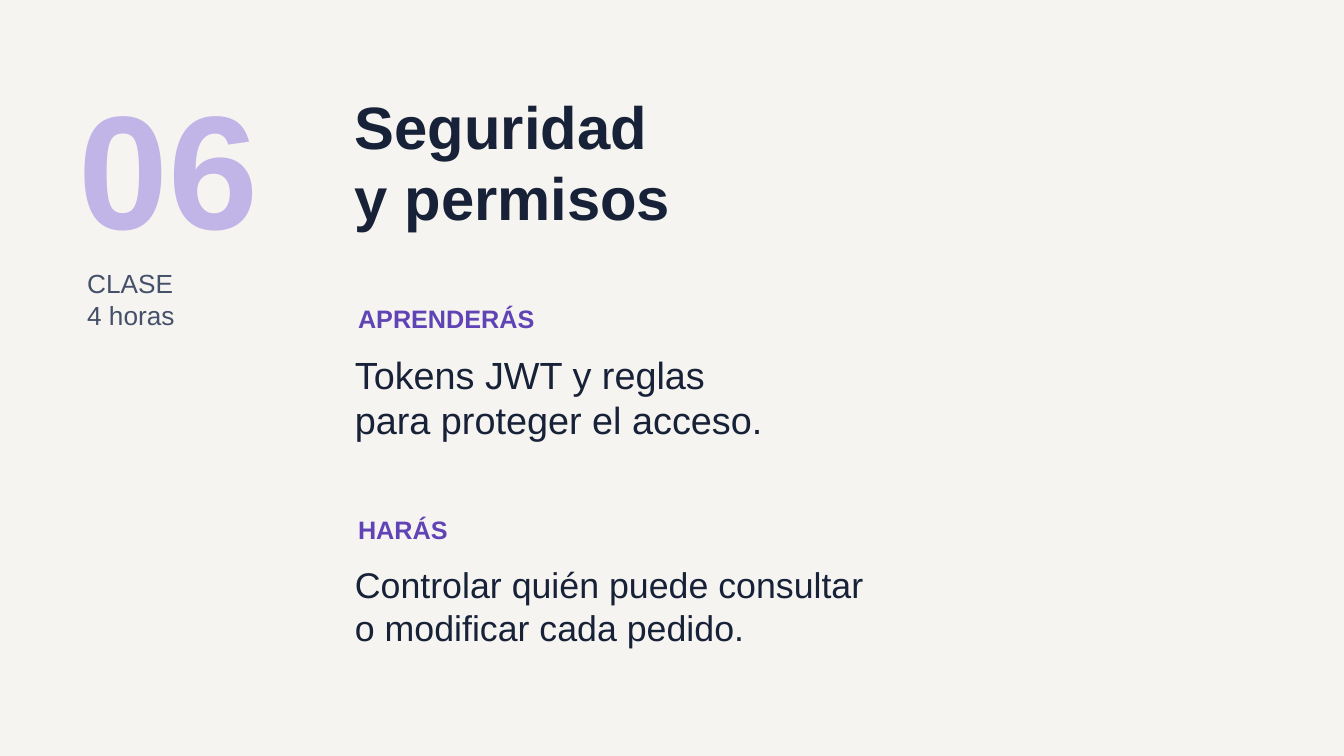
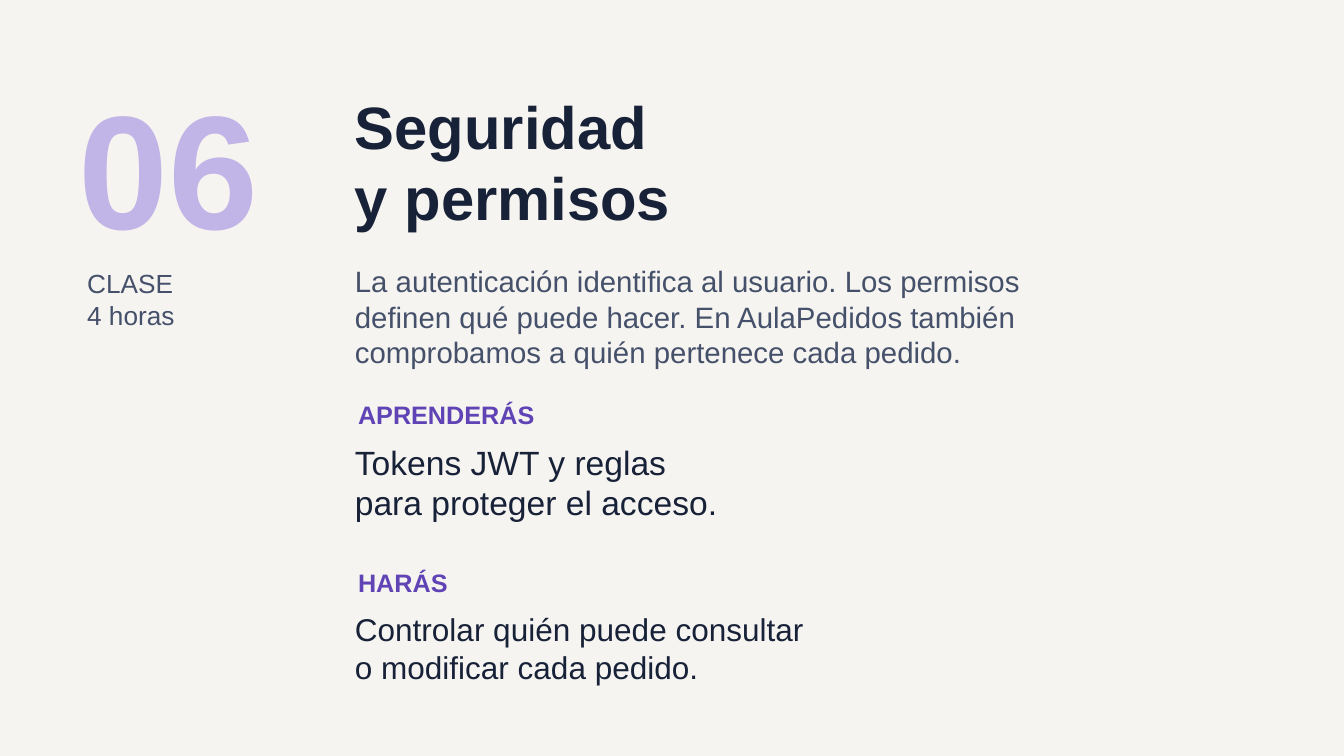
Before and after one commit to ychavez/CursoNETIA, a slide deck: slide 9 of instructor/clases/00-presentacion-alumnos.pptx. Drawn at 1344x756 pixels with LibreOffice and Linux fonts; fonts in the diff are those of the drawing. Boxes give left, top, right and bottom in pixels: in the first picture for what was removed or moved away, otherwise in the second. Text is boxed around its words. In the diff, an @@ line names an element or a change of style, - is before the commit and + after.

Commit message:
Amplia contexto y ejemplos de cada modulo en la presentacion

```diff
--- a/instructor/clases/00-presentacion-alumnos.pptx
+++ b/instructor/clases/00-presentacion-alumnos.pptx
@@ text added at [355,270,1019,369], 21 pt, text #45516A @@
+La autenticación identifica al usuario. Los permisos
+definen qué puede hacer. En AulaPedidos también
+comprobamos a quién pertenece cada pedido.
@@ text "APRENDERÁS": place and size @@
-text "APRENDERÁS" at [358,308,534,329]
+text "APRENDERÁS" at [358,403,534,425]
@@ text "Tokens JWT y reglas": place and size @@
-text "Tokens JWT y reglas" at [355,361,762,442]
+text "Tokens JWT y reglas" at [355,450,717,522]
@@ text "Tokens JWT y reglas" at [355,450,717,522]: size 27 to 24 pt @@
@@ text "HARÁS": place and size @@
-text "HARÁS" at [358,519,448,540]
+text "HARÁS" at [358,571,448,593]
@@ text "Controlar quién puede consultar": place and size @@
-text "Controlar quién puede consultar" at [355,571,863,648]
+text "Controlar quién puede consultar" at [355,617,804,685]
@@ text "Controlar quién puede consultar" at [355,617,804,685]: size 25.5 to 22.5 pt @@
```
Also in this commit, not shown: 9 other slides changed, 1 other file.
